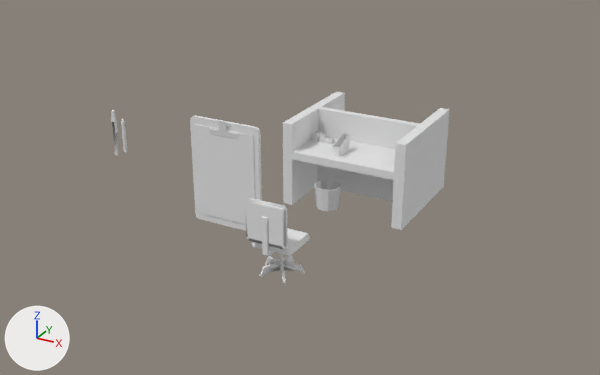
The FBX model Assets/Models/ModelosSemana1Pedro.fbx: old version first, new version second.
Both versions are drawn from a camera (50 mm lens) standing at (5.33, -11.75, 6.0) and looking at (-1.0, -0.22, 0.24). The lights are fixed; the arrows at lower left show +X, +Y and +Z. Materials are left out; every surface is plain grey.

The first picture shows 'Cadeira', 'Caneta', 'Lapis', 'Lixo', 'Mesa', 'PortaLapis', 'PortaPasta', 'Prancheta'.
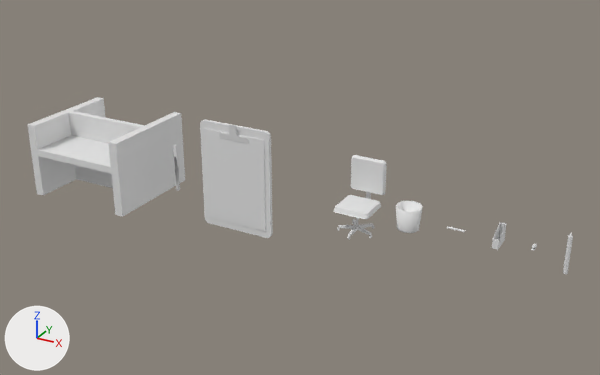
Edits to the scene script, one JSON object a line:
```json
{"block": "me_cadeira", "where": "# used by ob_cadeira; location = (0.0, -2.6, 0.52)"}
{"op": "remove", "block": "me_cadeira", "code": "me_cadeira.from_pydata(...)  # 244 vertices, 322 faces; spans x -0.332..0.331, y -0.459..0.343, z -0.502..0.784"}
{"op": "add", "block": "me_cadeira", "code": "me_cadeira.from_pydata(...)  # 276 vertices, 329 faces; spans x -0.335..0.328, y -0.35..0.452, z -0.47..0.759"}
{"block": "me_cadeira", "change": "me_cadeira part 1: the loose piece of 18 vertices spanning x -0.024..0.024, y -0.024..0.024, z -0.322..0.0 is turned -180 degrees about the z axis through its middle, then moved by (-0.004, -0.006, -0.028)"}
{"block": "me_cadeira", "change": "me_cadeira part 2: the loose piece of 24 vertices spanning x -0.039..0.039, y -0.459..-0.147, z -0.033..0.572 is turned -180 degrees about the z axis through its middle, then moved by (-0.004, 0.599, -0.028)"}
{"block": "me_cadeira", "change": "me_cadeira part 3: the loose piece of 41 vertices spanning x -0.32..0.32, y -0.32..0.32, z 0.0..0.082 is rebuilt with 57 vertices and now spans x -0.324..0.316, y -0.326..0.313, z -0.029..0.054"}
{"block": "me_cadeira", "change": "me_cadeira part 4: the loose piece of 30 vertices spanning x -0.313..0.313, y -0.274..0.322, z -0.443..-0.322 is rebuilt with 30 vertices and now spans x -0.317..0.309, y -0.328..0.268, z -0.411..-0.35"}
{"block": "me_cadeira", "change": "me_cadeira part 5: a new loose piece of 57 vertices spanning x -0.327..0.318, y 0.34..0.422, z 0.117..0.759"}
{"block": "me_cadeira", "change": "me_cadeira part 6: the loose piece of 41 vertices spanning x -0.32..0.32, y -0.428..-0.346, z 0.145..0.784 is deleted"}
{"op": "set", "path": "ob_portalapis.location", "old": "(-0.8, 0.22, 1.02)", "new": "(-7.33, 0.0, 0.0)"}
{"op": "set", "path": "ob_prancheta.location", "old": "(-2.68, -0.01, 0.05)", "new": "(-2.47, 0.0, 0.0)"}
{"op": "set", "path": "ob_cadeira.location", "old": "(0.0, -2.6, 0.52)", "new": "(0.0, 0.0, 0.0)"}
{"op": "set", "path": "ob_lapis.location", "old": "(-5.04, 0.0, 0.39)", "new": "(3.51, 0.0, 0.0)"}
{"op": "set", "path": "ob_mesa.location", "old": "(-0.1, 0.52, 0.78)", "new": "(-5.47, 0.0, 0.0)"}
{"op": "set", "path": "ob_lixo.location", "old": "(-0.45, -0.26, 0.19)", "new": "(0.93, 0.0, 0.0)"}
{"op": "set", "path": "ob_caneta.location", "old": "(-5.27, 0.0, 0.45)", "new": "(-3.8, 0.0, 0.0)"}
{"op": "set", "path": "ob_portapasta.location", "old": "(-0.27, -0.11, 1.07)", "new": "(2.45, 0.0, 0.0)"}
```

Location of each change, [x1, y1, x2, y2] in pixels of the pictures (600 x 375 px; the box of a moved part takes in the faces that stretch with it):
```json
{"object": "Mesa", "change": "moved", "before": [283, 91, 450, 230], "after": [28, 97, 185, 217]}
{"object": "Prancheta", "change": "moved", "before": [190, 115, 262, 231], "after": [200, 119, 273, 238]}
{"object": "Cadeira", "change": "reshaped, moved", "before": [245, 198, 310, 284], "after": [333, 155, 387, 240], "on screen": "17% narrower"}
{"object": "Lixo", "change": "moved", "before": [315, 180, 341, 211], "after": [396, 200, 423, 233]}
{"object": "PortaPasta", "change": "moved", "before": [334, 132, 350, 157], "after": [492, 222, 507, 250]}
{"object": "Caneta", "change": "moved", "before": [111, 110, 119, 156], "after": [174, 144, 180, 191]}
{"object": "Lapis", "change": "moved", "before": [121, 118, 127, 152], "after": [563, 233, 573, 274]}
{"object": "PortaLapis", "change": "moved", "before": [312, 131, 334, 144], "on screen": "not visible afterwards"}
{"part": 1, "of": "me_cadeira", "change": "moved or reshaped", "before": [280, 254, 283, 262], "after": [356, 217, 359, 226]}
{"part": 2, "of": "me_cadeira", "change": "moved or reshaped", "before": [262, 217, 274, 257], "after": [366, 192, 371, 199]}
{"part": 3, "of": "me_cadeira", "change": "rebuilt", "before": [252, 228, 310, 256], "after": [333, 195, 381, 219], "on screen": "17% narrower, 14% shorter"}
{"part": 4, "of": "me_cadeira", "change": "rebuilt", "before": [261, 255, 304, 280], "after": [338, 219, 374, 236], "on screen": "16% narrower, 31% shorter"}
{"part": 5, "of": "me_cadeira", "change": "added", "after": [351, 155, 387, 195]}
{"part": 6, "of": "me_cadeira", "change": "deleted", "before": [245, 198, 288, 249]}
```
